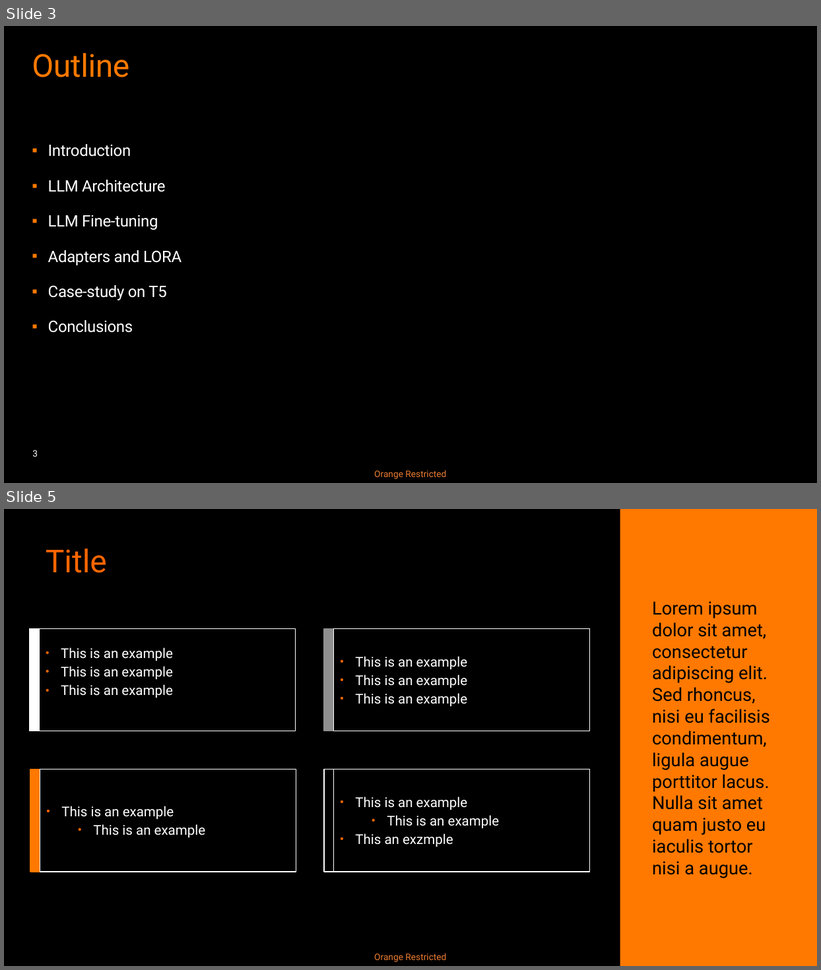
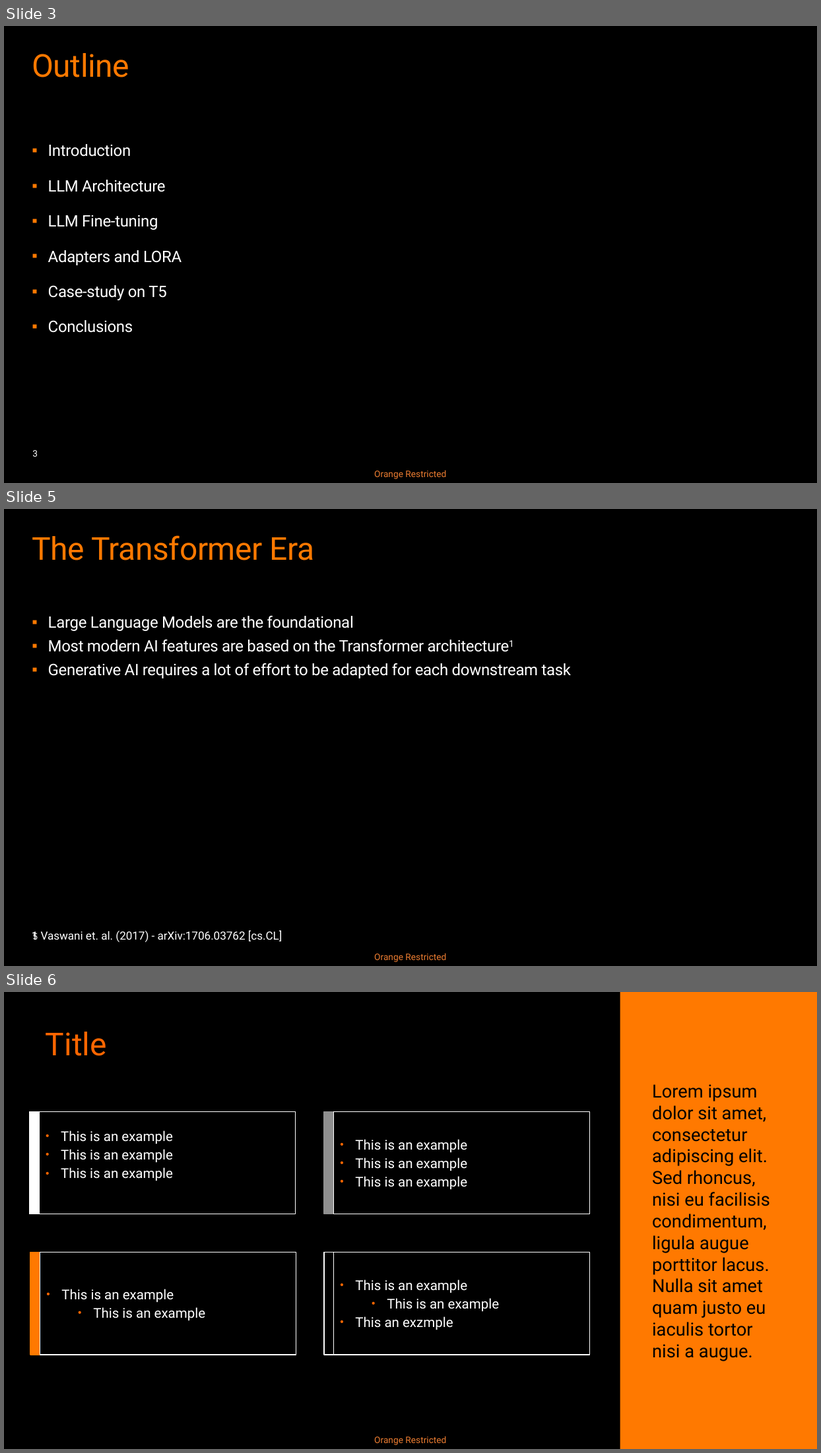
Before and after one commit to basavyr/peft-training, a slide deck: presentation/LORA-RPoenaru.pptx. Shown one above the other, each under a label of ours: slides 3 and 5 before the commit, slides 3, 5 and 6 after it; the slides between them are not shown. The pictures are 821x970 and 821x1453 pixels, drawn with LibreOffice and Linux fonts; fonts in the diff are those of the drawing. Boxes give left, top, right and bottom in pixels: in the first picture for what was removed or moved away, otherwise in the second. Text is boxed around its words. In the diff, an @@ line names an element or a change of style, - is before the commit and + after.

```diff
--- a/presentation/LORA-RPoenaru.pptx
+++ b/presentation/LORA-RPoenaru.pptx
@@ slide 5 added at box(4, 509, 817, 966), background #000000; not listed: 2 template elements that a slide beside it also shows @@
@@ title added at box(32, 535, 315, 560), 28 pt, text #FF7900 @@
+The Transformer Era
@@ text added at box(48, 615, 571, 679), 14 pt, text #FFFFFF @@
+    ▪ Large Language Models are the foundational
+    ▪ Most modern AI features are based on the Transformer architecture1
+    ▪ Generative AI requires a lot of effort to be adapted for each downstream task
@@ text added at box(32, 931, 283, 943), 10 pt, text #FFFFFF @@
+1 Vaswani et. al. (2017) - arXiv:1706.03762 [cs.CL]
@@ what was slide 5 is now slide 6 @@
```
Also in this commit, not shown: 1 other slide added, 1 slide removed.
